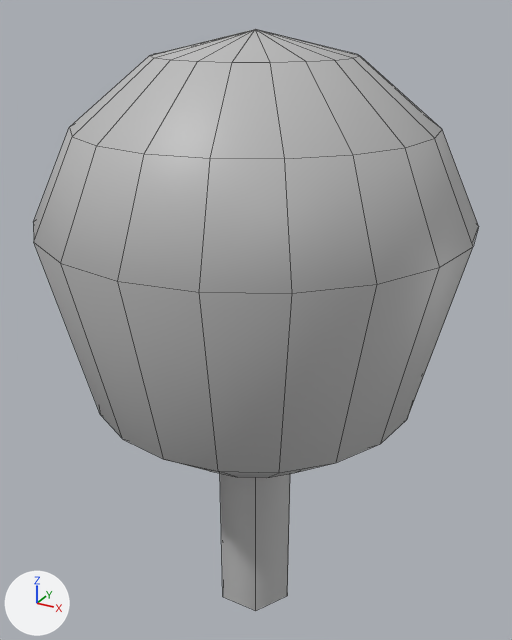
The FBX model Assets/Project/Models/SM_Tree_1.fbx as it was, and as the next commit left it.
Camera for both pictures: a 50 mm camera at (0.00657, -0.01191, 0.0131) aimed at (-0.00012, 0.00025, 0.00702). Lighting does not change. The marker at lower left points along +X, +Y and +Z. Mesh edges are drawn as thin lines. Where no turn or scale is listed for an object, it has been applied to the vertices.

The older version as bpy lines, for what is in view:
```python
me_mesh = bpy.data.meshes.new('Mesh')
me_mesh.from_pydata(...)  # 115 vertices, 132 faces; spans x -0.00423..0.00423, y -0.00423..0.00423, z 0.0..0.01277
me_mesh.materials.append(mat_lambert1)  # grey #bcbcbc
ob_psphere2 = bpy.data.objects.new('pSphere2', me_mesh)
ob_psphere2.location = (0.0, 0.0, 0.0)
```
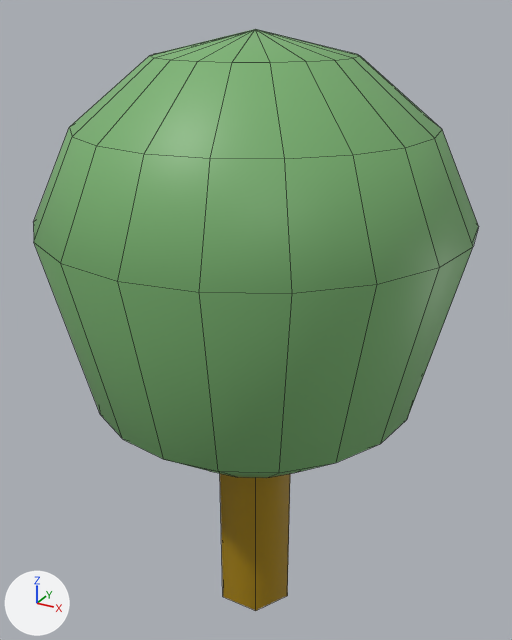
What differs and where, as boxes [x1, y1, x2, y2] in the pictures (512 x 640 px):
part 1 of me_mesh, recoloured (grey to green): [34, 243, 473, 478] in both
part 2 of me_mesh, recoloured (grey to green): [34, 29, 478, 293] in both
part 3 of me_mesh, recoloured: [220, 474, 290, 611] in both

Edits to the bpy script that builds the scene:
```text
Add mat_m_baumstamm:
    mat_m_baumstamm = principled_material('M_Baumstamm')
    mat_m_baumstamm.base_color = (0.375, 0.221, 0.0)  # yellow #a58100
Add mat_m_laub:
    mat_m_laub = principled_material('M_Laub')
    mat_m_laub.base_color = (0.195, 0.451, 0.166)  # green #7ab371
Change me_mesh:
    where me_mesh.from_pydata(...)  # 115 vertices, 132 faces; spans x -0.00423..0.00423, y -0.00423..0.00423, z 0.0..0.01277
    used by ob_psphere2; location = (0.0, 0.0, 0.0)
    me_mesh part 1: 60 of the faces centred in x -0.00372..0.00372, y -0.00372..0.00372, z 0.00438..0.00756 switch from mat_lambert1 (grey #bcbcbc) to mat_m_laub (green #7ab371)
    me_mesh part 2: 60 of the faces centred in x -0.00372..0.00372, y -0.00372..0.00372, z 0.01026..0.01248 switch from mat_lambert1 (grey #bcbcbc) to mat_m_laub (green #7ab371)
    me_mesh part 3: all 12 faces centred in x -0.00069..0.00067, y -0.00079..0.00079, z 0.00447..0.00894 switch from mat_lambert1 (grey #bcbcbc) to mat_m_baumstamm (yellow #a58100)
```
